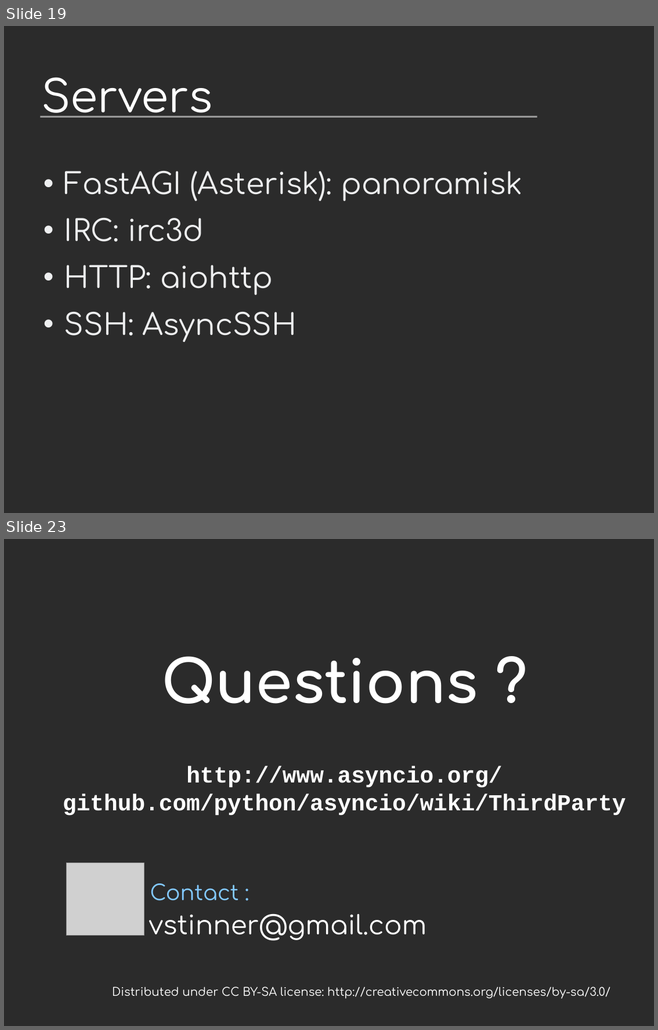
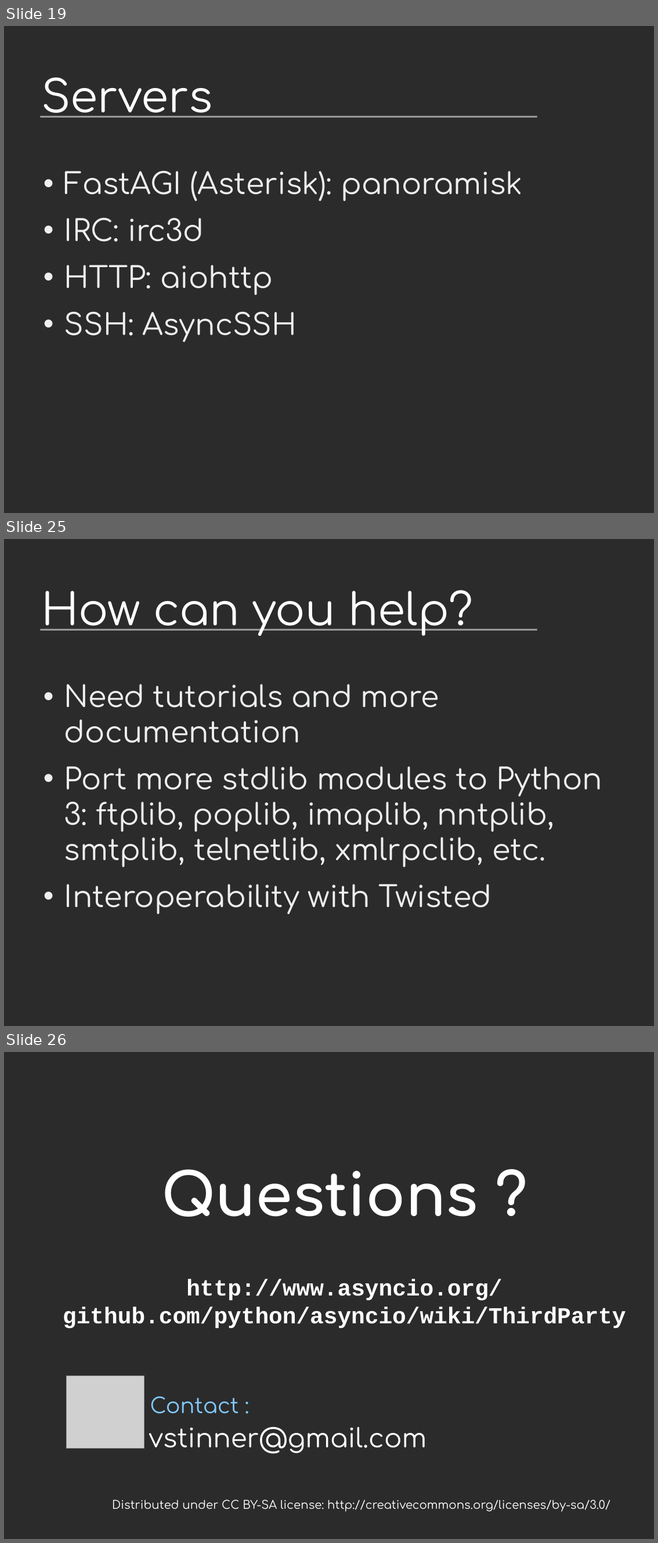
Before and after one commit to vstinner/talks, a slide deck: 2015-EuroPython-Bilbao/asyncio-community.odp. Shown one above the other, each under a label of ours: slides 19 and 23 before the commit, slides 19, 25 and 26 after it; the slides between them are not shown. The pictures are 658x1030 and 658x1543 pixels, drawn with LibreOffice and Linux fonts; fonts in the diff are those of the drawing; grey boxes stand for pictures; background and template pictures are left out; a plain dark background stands for a picture behind light text. Boxes give left, top, right and bottom in pixels: in the first picture for what was removed or moved away, otherwise in the second. Text is boxed around its words. In the diff, an @@ line names an element or a change of style, - is before the commit and + after.

```diff
--- a/2015-EuroPython-Bilbao/asyncio-community.odp
+++ b/2015-EuroPython-Bilbao/asyncio-community.odp
@@ slide 25 added at (4,539,654,1026), background picture (left out); not listed: 1 template element that a slide beside it also shows @@
@@ title added at (41,590,473,636), 54 pt, text #FFFFFF @@
+How can you help?
@@ text added at (64,684,603,914), 36 pt, text #EEEFF0 @@
+• Need tutorials and more documentation
+• Port more stdlib modules to Python 3: ftplib, poplib, imaplib, nntplib, smtplib, telnetlib, xmlrpclib, etc.
+• Interoperability with Twisted
@@ what was slide 23 is now slide 26 @@
```
Also in this commit, not shown: 6 slides changed, 2 other slides added, 3 other files.
